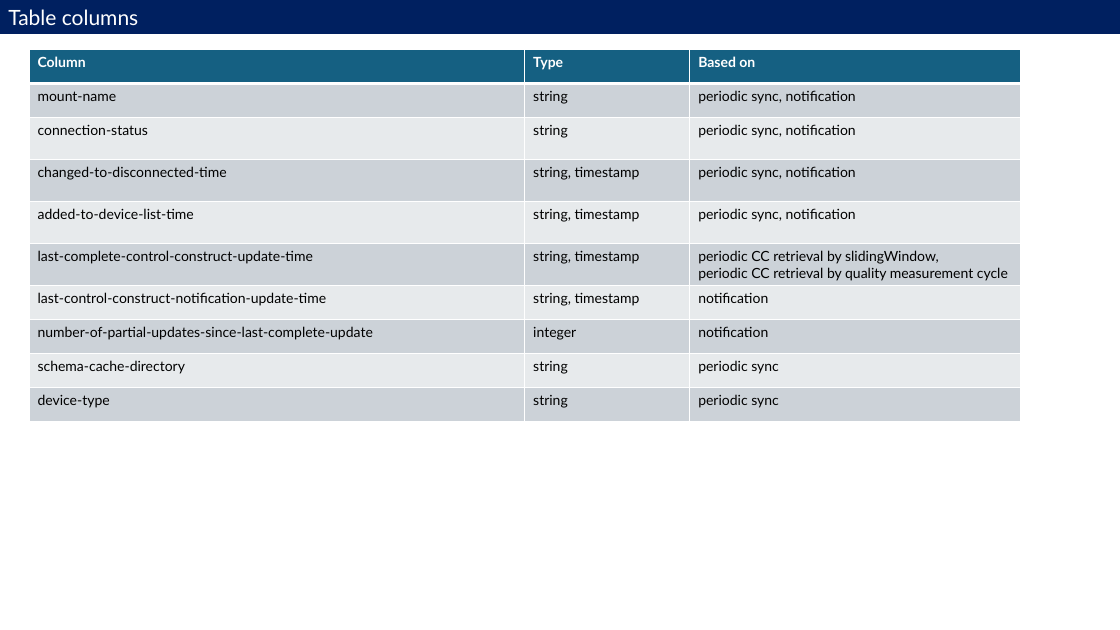
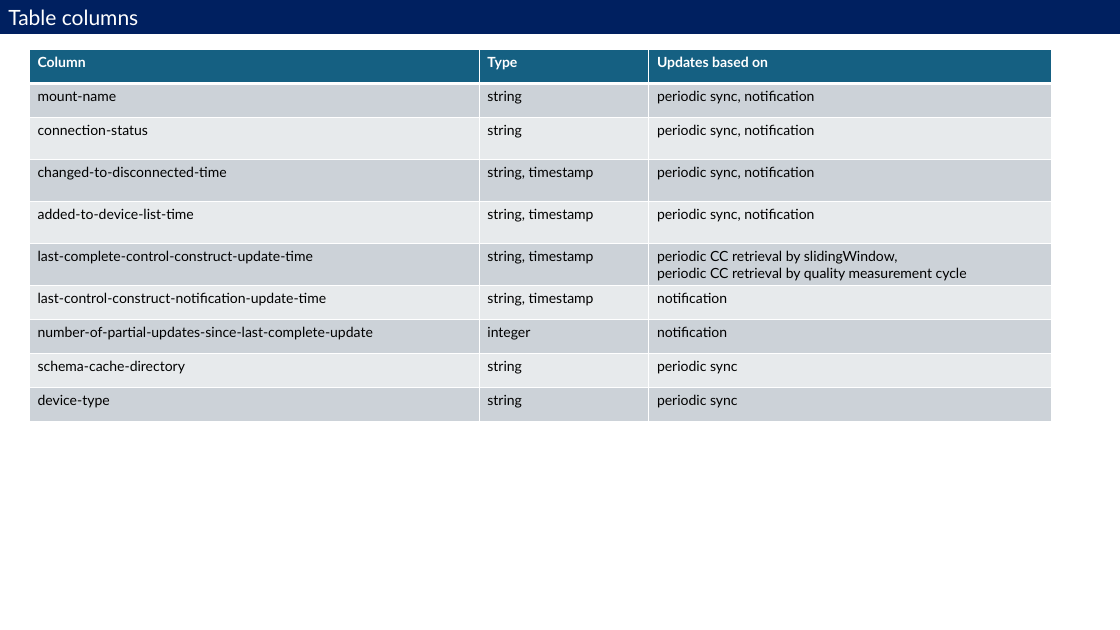
Before and after one commit to openBackhaul/MicroWaveDeviceInventory, a slide deck: slide 3 of spec/additionalDescription/pictures/MetadataTablePics.pptx. Drawn at 1120x630 pixels with LibreOffice and Linux fonts; fonts in the diff are those of the drawing. Boxes give left, top, right and bottom in pixels: in the first picture for what was removed or moved away, otherwise in the second. Text is boxed around its words. In the diff, an @@ line names an element or a change of style, - is before the commit and + after.

```diff
--- a/spec/additionalDescription/pictures/MetadataTablePics.pptx
+++ b/spec/additionalDescription/pictures/MetadataTablePics.pptx
@@ table at bbox=[29, 50, 1053, 422] @@
-row 1, column 3: Based on
+row 1, column 3: Updates based on
@@ table: place and size @@
-table at bbox=[29, 50, 1020, 422]
+table at bbox=[29, 50, 1053, 422]
```
Also in this commit, not shown: 1 other slide changed, 2 other files.
